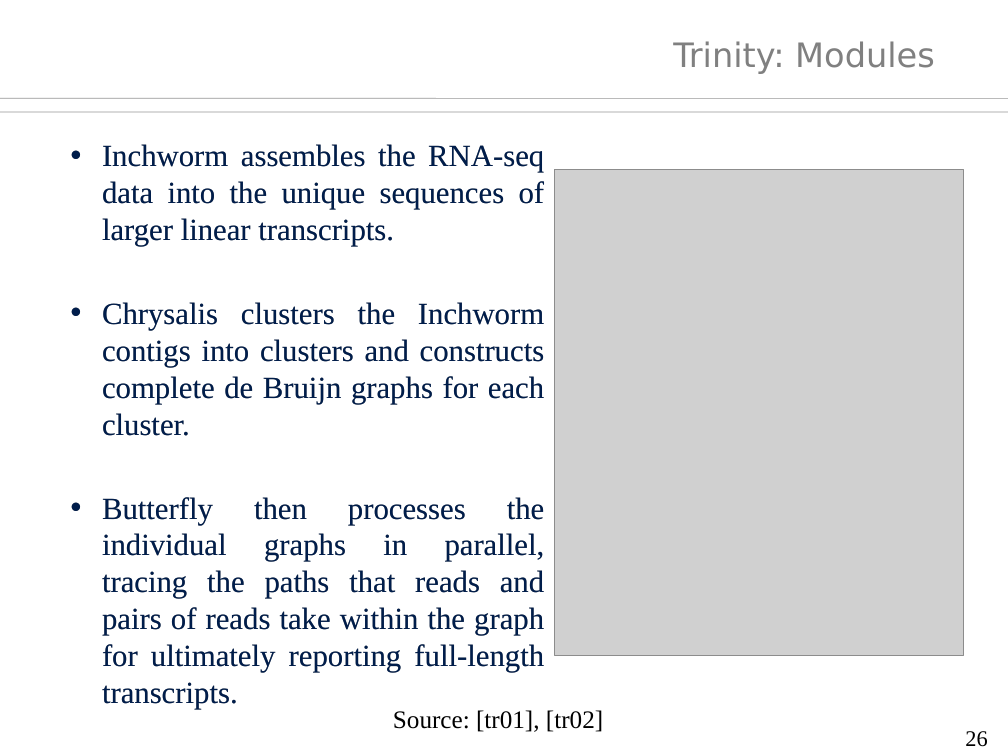
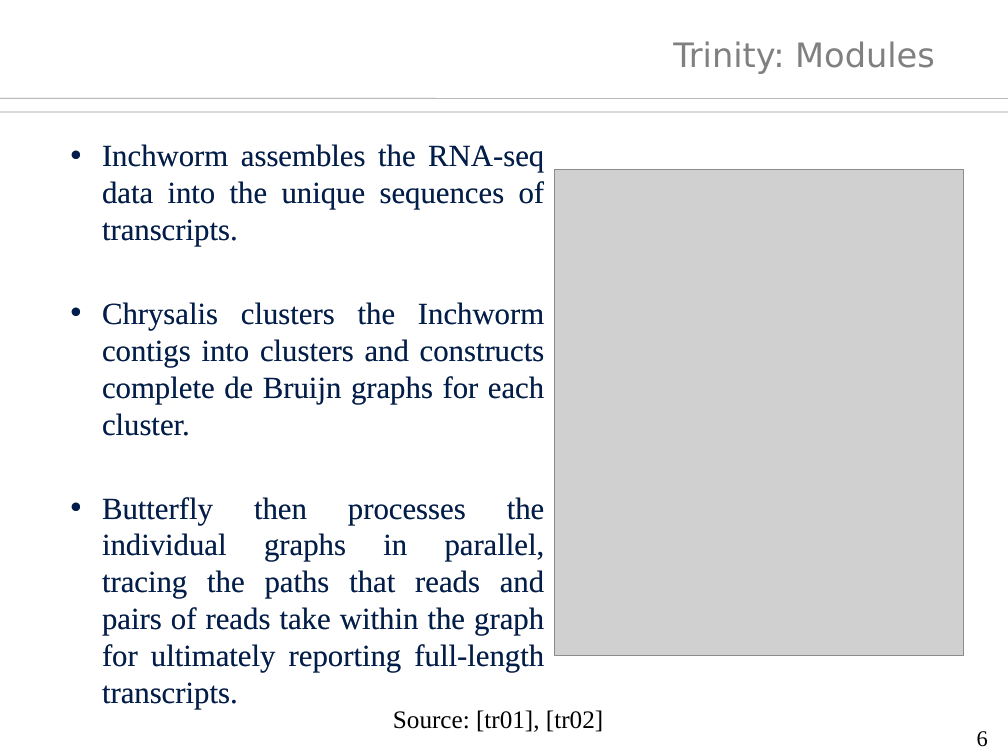
Before and after one commit to sh-ankur/parallel-inchworm, a slide deck: slide 6 of thesis/thesis-ppt.odp (slide 26 before the commit). Drawn at 1008x756 pixels with LibreOffice and Linux fonts; fonts in the diff are those of the drawing; grey boxes stand for pictures; background and template pictures are left out. Boxes give left, top, right and bottom in pixels: in the first picture for what was removed or moved away, otherwise in the second. Text is boxed around its words. In the diff, an @@ line names an element or a change of style, - is before the commit and + after.

```diff
--- a/thesis/thesis-ppt.odp
+++ b/thesis/thesis-ppt.odp
@@ text at (x1=102, y1=144, x2=545, y2=246): text changed @@
-  • Inchworm assembles the RNA-seq data into the unique sequences of larger linear transcripts.
+  • Inchworm assembles the RNA-seq data into the unique sequences of transcripts.
@@ page number at (x1=977, y1=731, x2=988, y2=747): text changed @@
-26
+6
```
Also in this commit, not shown: 14 other slides changed, 17 slides added, 7 slides removed, 23 other files.
